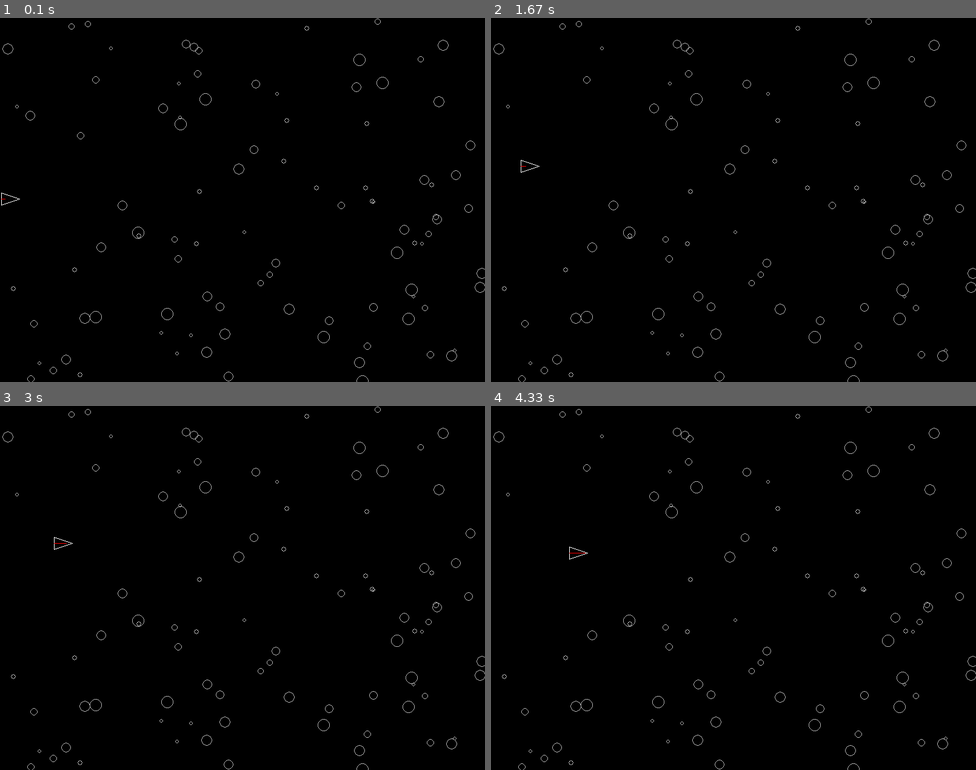
Above: before the commit, frames 1-4 (two rows, left to right).
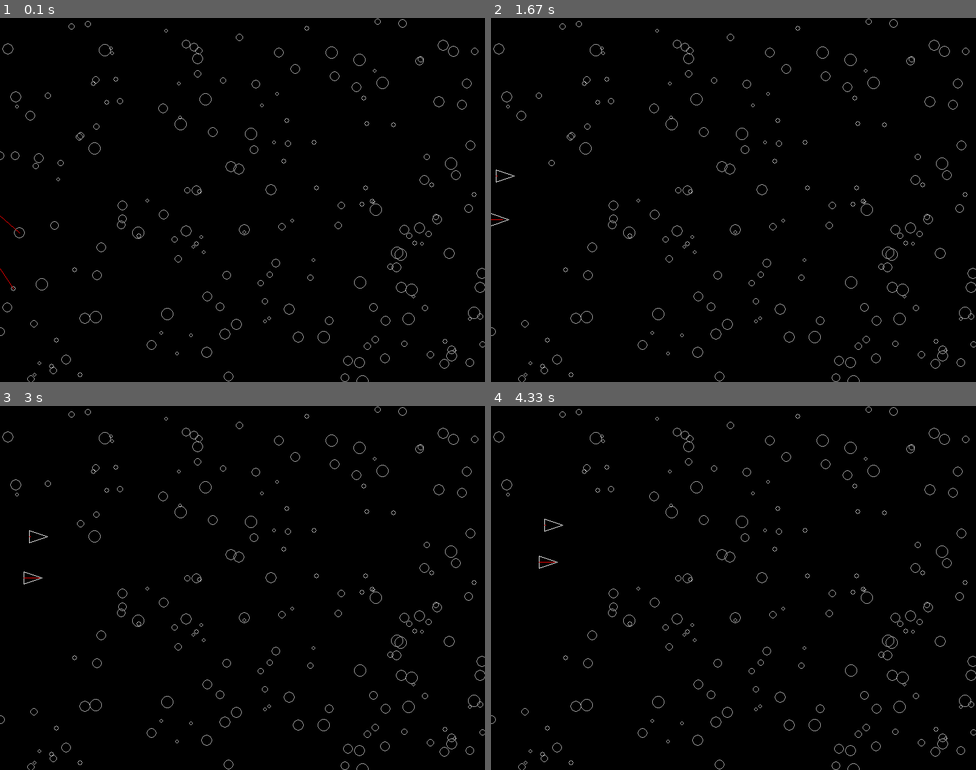
Above: after the commit, the same moments.

Repository: ilvrak/asteroid-blaster
Game: pygame game, started from asteroid-blaster-oop.py
Two runs of this game, one before a commit and one after it. Both use one fixed random seed, a clock stepped at 60 frames per second and the inputs below.
Inputs:
- Up to frame 1 (0.1 s): no input
- Up to frame 2 (1.67 s): no input
- Up to frame 3 (3 s): no input
- Up to frame 4 (4.33 s): no input

The runs differ from the first frame. In frame 1, 0.7% of the frame differs, in the area x 0-100%, y 0-100%; in frame 2, 0.7%; in frame 3, 0.7%; in frame 4, 0.6%.

Commit message:
additions

Diff:
--- a/asteroid-blaster-oop.py
+++ b/asteroid-blaster-oop.py
@@ -1,74 +1,87 @@
-import pygame as pg
 import math
 import random
+
+import pygame as pg
 
 pg.init()
 pg.display.set_caption("Asteroid Blaster")
 
 RES = WIDTH, HEIGHT = 800, 600
+MIDDLE_Y = HEIGHT // 2
 FPS = 30
 screen = pg.display.set_mode(RES)
 clock = pg.time.Clock()
 
 
 class Ship:
-    def __init__(self, width, length):
+    def __init__(self, width, length, x = 0, y = MIDDLE_Y, frequency = 1):
         self.width = width
         self.length = length
         # Начальные координаты корабля
-        self.x = 0
-        self.y = HEIGHT // 2
+        self.x = x
+        self.y = y
+        self.frequency = frequency
+        self.initial_y = y
         self.move_increment = 1
         self.armor = 1
-        self.battery = Battery()
-        self.laser = Laser()
+        self.battery = Battery(self)
+        self.laser = Laser(self)
+        self.rect = pg.Rect(self.x, self.y - self.width // 2, self.length, self.width)
 
     def update(self):
         self.x += self.move_increment
-        self.y = HEIGHT // 2 - math.sin(math.radians(self.x)) * HEIGHT // 8
+        self.y = self.initial_y - math.sin(self.frequency * math.radians(self.x)) * HEIGHT // 8
         self.back = (self.x, self.y)
         self.nose = (self.x + self.length, self.y)
         self.left_wing = (self.x, self.y - self.width // 2)
         self.right_wing = (self.x, self.y + self.width // 2)
+        self.rect = pg.Rect(self.x, self.y - self.width // 2, self.length, self.width)
         self.points = [
             self.left_wing,
             self.right_wing,
             self.nose
         ]
         pg.draw.polygon(screen, 'white', self.points, self.armor)
+        # pg.draw.rect(screen, 'magenta', self.rect, 1)
 
-    def update_systems(self):
-        self.battery.update(self.back, self.nose)
-
-    def shoot_laser(self):
-        self.laser.shoot()
-
-    def collide(self):
-        self.armor -= 1
+    def check_collision(self, ships, asteroids):
+        for asteroid in asteroids:
+            if self.rect.colliderect(asteroid.rect):
+                # print(self.rect, asteroid.rect)
+                ships.remove(self)
+                asteroids.remove(asteroid)
+                break
 
 
 class Laser:
-    def __init__(self):
+    def __init__(self, ship):
+        self.ship = ship
         self.width = 1
         self.color = 'red'
         self.energy_use = 20
         self.range = 100
 
     def scan(self, asteroids):
+        nearest_asteroid = None
+        nearest_distance = float('inf')
         for asteroid in asteroids:
-            distance = math.hypot(asteroid.x - ship.nose[0], asteroid.y - ship.nose[1])
+            distance = math.hypot(asteroid.x - self.ship.nose[0], asteroid.y - self.ship.nose[1])
             if distance < self.range:
-                if ship.battery.charge >= ship.laser.energy_use:
-                    self.shoot(asteroid)
+                if distance < nearest_distance:
+                    nearest_asteroid = asteroid
+                    nearest_distance = distance
+        if nearest_asteroid is not None and self.ship.battery.charge >= self.ship.laser.energy_use:
+            self.shoot(nearest_asteroid)
 
     def shoot(self, target):
-        pg.draw.line(screen, self.color, ship.nose, (target.x, target.y), self.width)
+        pg.draw.line(screen, self.color, self.ship.nose, (target.x, target.y), self.width)
         asteroids.remove(target)
-        ship.battery.charge -= ship.laser.energy_use
+        self.ship.battery.charge -= self.ship.laser.energy_use
 
 
 class Battery:
-    def __init__(self):
+    def __init__(self, ship):
+        self.ship = ship
         self.capacity = 100
         self.charge = self.capacity
         self.charge_speed = 1
@@ -76,7 +89,7 @@
     def update(self):
         if self.charge < self.capacity:
             self.charge += self.charge_speed
-        pg.draw.line(screen, ship.laser.color, ship.back, (ship.x + self.charge * ship.length / self.capacity, ship.y))
+        pg.draw.line(screen, self.ship.laser.color, self.ship.back, (self.ship.x + self.charge * self.ship.length / self.capacity, self.ship.y))
 
 
 class Asteroid:
@@ -91,17 +104,18 @@
         self.x = x
         self.y = y
         self.radius = radius
+        self.rect = pg.Rect(self.x - self.radius, self.y - self.radius, self.radius * 2, self.radius * 2)
 
     def draw(self):
         pg.draw.circle(screen, self.color, (self.x, self.y), self.radius, 1)
+        # pg.draw.rect(screen, 'magenta', self.rect, 1)
 
     def hitted(self):
+        self.radius
         pass
 
     @classmethod
     def generate(cls, num_asteroids, radius_range=(3, 10)):
-        radius_min = radius_range[0]
-        radius_max = radius_range[-1]
         asteroids = []
         for _ in range(num_asteroids):
             asteroid_radius = random.randint(*radius_range)
@@ -113,11 +127,13 @@
 
 
 # Генерация астероидов
-asteroids = Asteroid.generate(100)
+asteroids = Asteroid.generate(200)
 
-# Создание корабля
-ship = Ship(20, 30)
-
+# Создание кораблей
+ships = []
+ships.append(Ship(20, 30))
+ships.append(Ship(20, 30, -40, MIDDLE_Y - 30))
+ships.append(Ship(20, 30, -50, MIDDLE_Y + 30))
 
 def draw_screen():
     screen.fill('black')
@@ -125,9 +141,11 @@
     for asteroid in asteroids:
         asteroid.draw()
 
-    ship.update()
-    ship.battery.update()
-    ship.laser.scan(asteroids)
+    for ship in ships:
+        ship.update()
+        ship.check_collision(ships, asteroids)
+        ship.laser.scan(asteroids)
+        ship.battery.update()
 
     pg.display.flip()
 
@@ -141,7 +159,7 @@
             if event.type == pg.QUIT:
                 running = False
 
-        if ship.x > WIDTH:
+        if len(ships) == 0 or ships[-1].x > WIDTH:
             running = False
 
         draw_screen()
